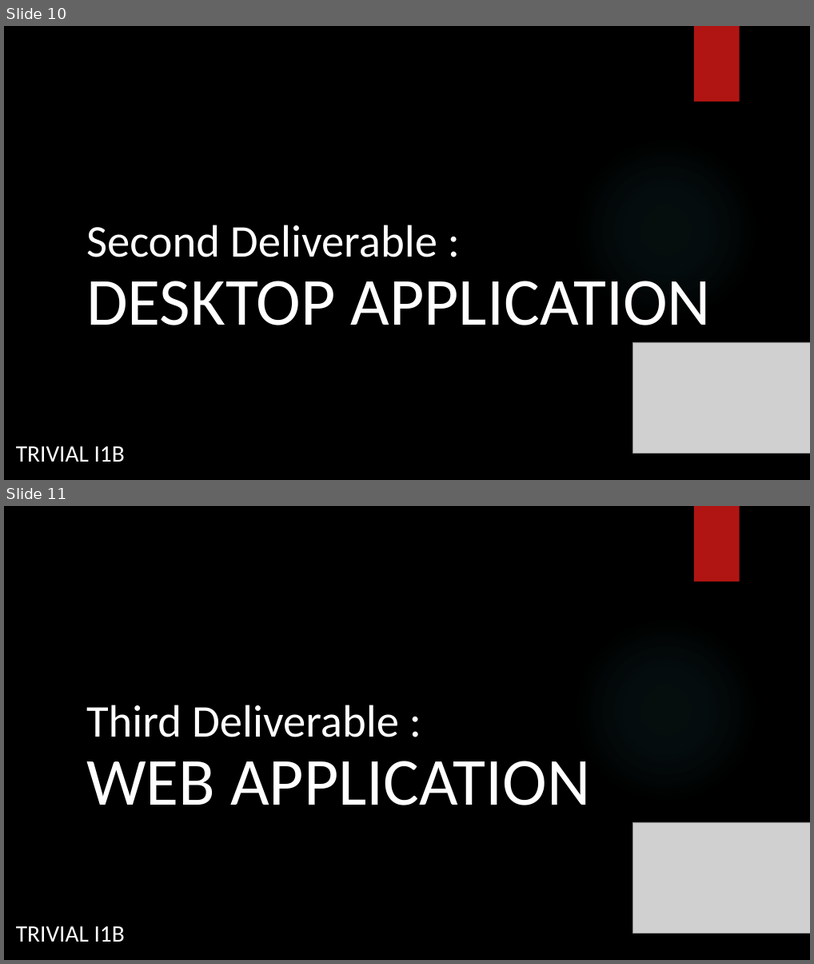
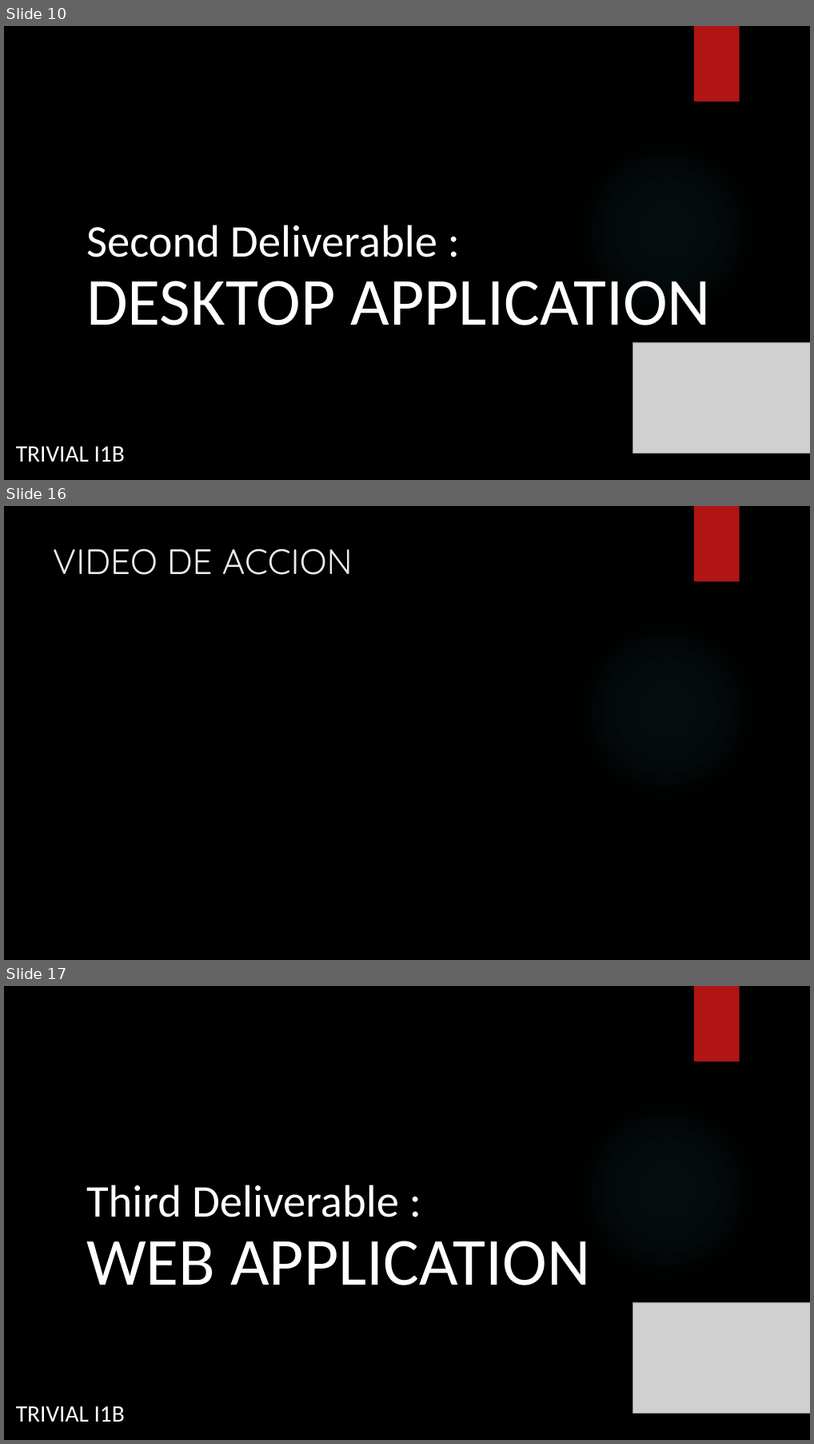
Before and after one commit to Arquisoft/Trivial_i1b, a slide deck: Documentation/Software Architecture.pptx. Shown one above the other, each under a label of ours: slides 10 and 11 before the commit, slides 10, 16 and 17 after it; the slides between them are not shown. The pictures are 814x964 and 814x1444 pixels, drawn with LibreOffice and Linux fonts; fonts in the diff are those of the drawing; grey boxes stand for pictures; background and template pictures are left out. Boxes give left, top, right and bottom in pixels: in the first picture for what was removed or moved away, otherwise in the second. Text is boxed around its words. In the diff, an @@ line names an element or a change of style, - is before the commit and + after.

```diff
--- a/Documentation/Software Architecture.pptx
+++ b/Documentation/Software Architecture.pptx
@@ slide 16 added at <box>4,506,810,960</box>, background picture (left out); not listed: 2 template elements that a slide beside it also shows @@
@@ title added at <box>53,548,353,575</box>, 42 pt, text #EBEBEB @@
+VIDEO DE ACCION
@@ what was slide 11 is now slide 17 @@
```
Also in this commit, not shown: 1 slide changed, 5 other slides added, 5 other files.
